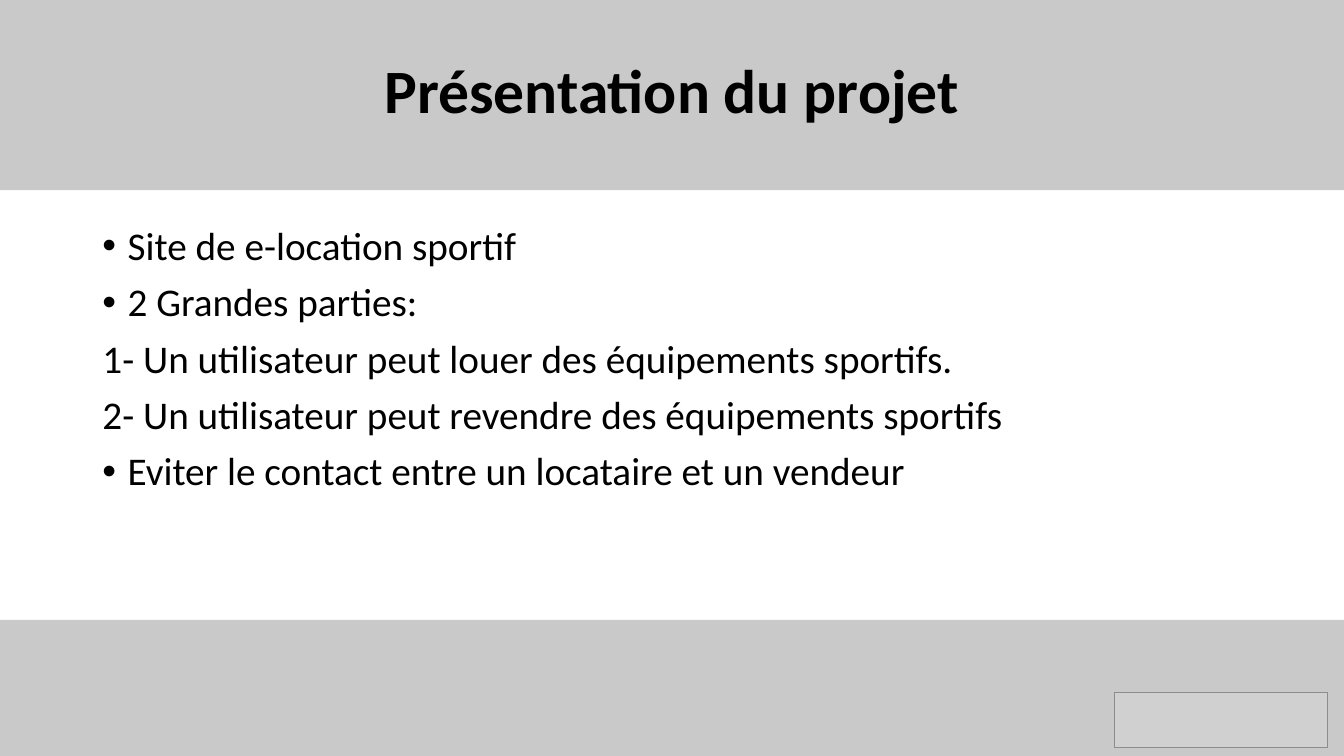
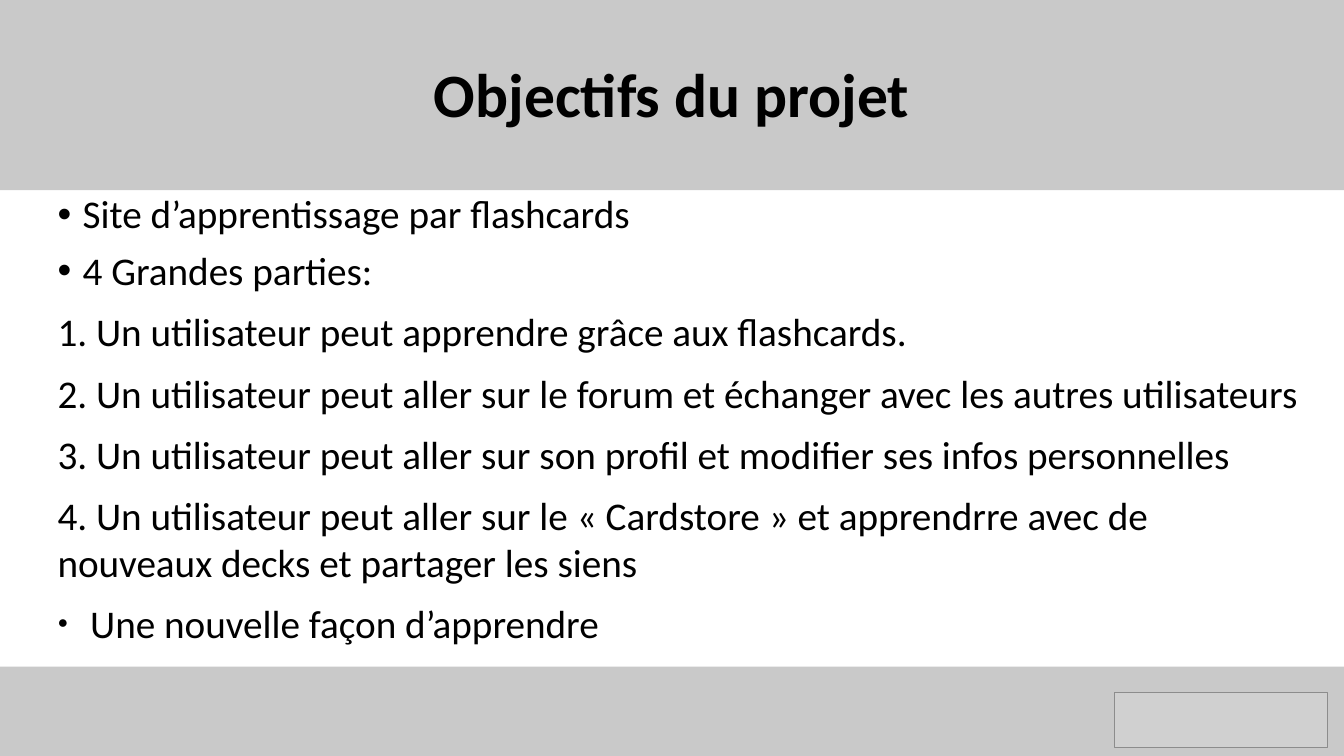
Before and after one commit to benjaminrodriguez/MemoCards, a slide deck: slide 3 of MemoCards_Ite1.pptx. Drawn at 1344x756 pixels with LibreOffice and Linux fonts; fonts in the diff are those of the drawing; grey boxes stand for pictures. Boxes give left, top, right and bottom in pixels: in the first picture for what was removed or moved away, otherwise in the second. Text is boxed around its words. In the diff, an @@ line names an element or a change of style, - is before the commit and + after.

```diff
--- a/MemoCards_Ite1.pptx
+++ b/MemoCards_Ite1.pptx
@@ text at [434,73,909,128]: text changed @@
-Présentation du projet
+Objectifs du projet
@@ text added at [58,200,1297,639], 28 pt, text #000000 @@
+• Site d’apprentissage par flashcards
+• 4 Grandes parties:
+1. Un utilisateur peut apprendre grâce aux flashcards.
+2. Un utilisateur peut aller sur le forum et échanger avec les autres utilisateurs
+3. Un utilisateur peut aller sur son profil et modifier ses infos personnelles
+4. Un utilisateur peut aller sur le « Cardstore » et apprendrre avec de nouveaux decks et partager les siens
+● Une nouvelle façon d’apprendre
@@ text removed at [102,232,1002,486] @@
-• Site de e-location sportif
-• 2 Grandes parties:
-1- Un utilisateur peut louer des équipements sportifs.
-2- Un utilisateur peut revendre des équipements sportifs
-• Eviter le contact entre un locataire et un vendeur
@@ rectangle: place and size @@
-rectangle at [0,620,1344,756]
+rectangle at [0,666,1344,756]
```
Also in this commit, not shown: 5 other slides changed, 3 slides added, 3 other files.
